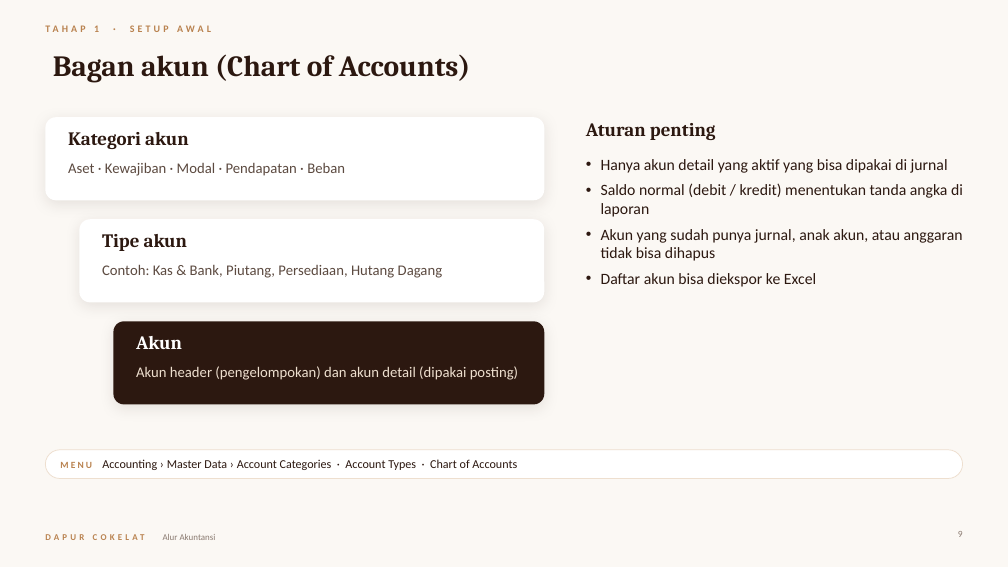
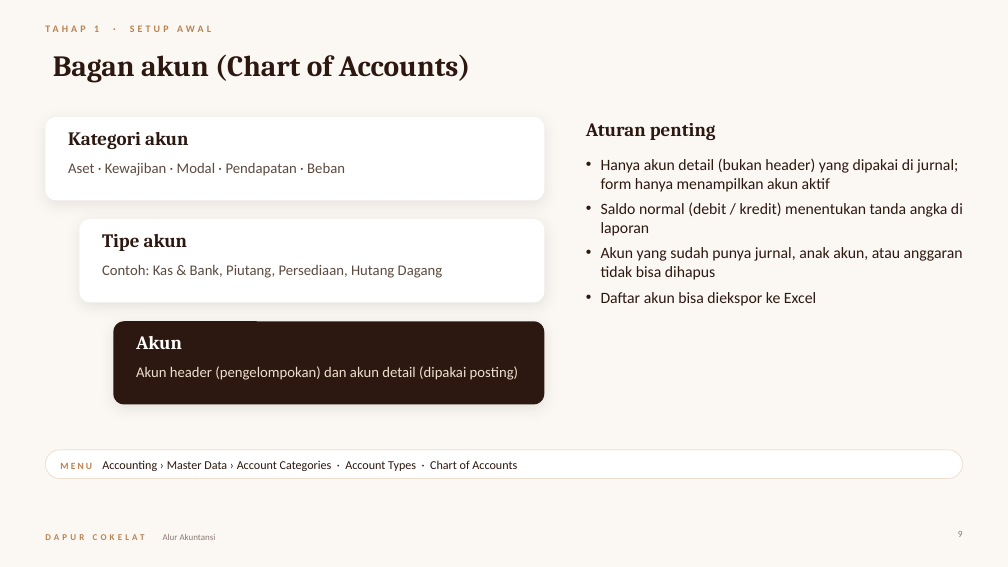
Before and after one commit to poedihippo/restopia-web, a slide deck: slide 9 of docs/Alur-Akuntansi-Dapur-Cokelat.pptx. Drawn at 1008x567 pixels with LibreOffice and Linux fonts; fonts in the diff are those of the drawing. Boxes give left, top, right and bottom in pixels: in the first picture for what was removed or moved away, otherwise in the second. Text is boxed around its words. In the diff, an @@ line names an element or a change of style, - is before the commit and + after.

```diff
--- a/docs/Alur-Akuntansi-Dapur-Cokelat.pptx
+++ b/docs/Alur-Akuntansi-Dapur-Cokelat.pptx
@@ text at bbox=[601, 158, 958, 192]: text changed @@
-• Hanya akun detail yang aktif yang bisa dipakai di jurnal
+• Hanya akun detail (bukan header) yang dipakai di jurnal; form hanya menampilkan akun aktif
```
Also in this commit, not shown: 24 other slides changed, 1 other file.
